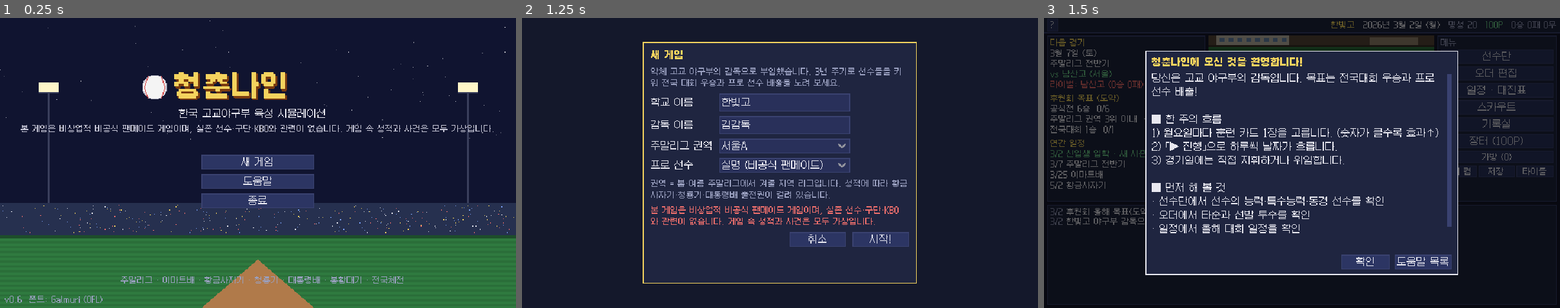
Above: before the commit, frames 1-3 (left to right).
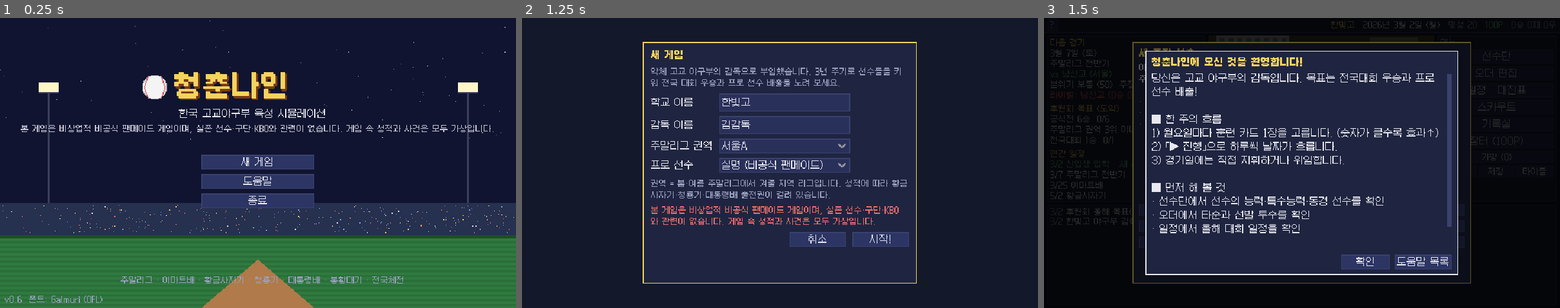
Above: after the commit, the same moments.

Repository: MintSiru/test
Game: Godot game, scene res://scenes/main.tscn
Two runs of this game, one before a commit and one after it. Both use one fixed random seed, a clock stepped at 60 frames per second and the inputs below.
Inputs:
- Up to frame 1 (0.25 s): no input
- Up to frame 2 (1.25 s): click "새 게임" at 0.5 s
- Up to frame 3 (1.5 s): click "시작!" at 1.25 s

Frames 1-2 are identical in both runs. In frame 3, 7.1% of the frame differs, in the area x 0-100%, y 0-99%.

Commit message:
주장·팀 분위기: 승패·연승연패·행사로 변하는 분위기가 주간 컨디션에 영향, 은퇴식 뒤 주장 선출
Co-Authored-By: Claude Opus 5.5 <noreply@anthropic.com>
Claude-Session: https://claude.ai/code/session_018CxDwMLc1KRy2YJTqnPn7j

Diff:
--- a/game/data/help.json
+++ b/game/data/help.json
@@ -7,7 +7,7 @@
   },
   "hub": {
    "title": "홈 화면",
-   "body": "■ 훈련 카드: 매주 1장. 타격·투구·수비·주루·체력·휴식·연습경기·미팅·스카우트·특 …(163 unchanged characters)…  쌓입니다.\n■ 후원회 목표: 올해 달성하면 포인트와 명성을 받습니다."
+   "body": "■ 훈련 카드: 매주 1장. 타격·투구·수비·주루·체력·휴식·연습경기·미팅·스카우트·특 …(163 unchanged characters)…  쌓입니다.\n■ 후원회 목표: 올해 달성하면 포인트와 명성을 받습니다.\n\n■ 팀 분위기: 이기면 오르고 지면 내려갑니다(연승·연패는 더 크게). 70 이상이면 선수 컨디션이 오르기 쉽고, 30 이하면 떨어지기 쉽습니다.\n■ 주장: 10월 은퇴식 뒤 다음 해 3학년 중에서 뽑습니다. 열혈·낙천 성격이나 실력 좋은 주장일수록 분위기가 좋게 유지됩니다."
   },
   "roster": {
    "title": "선수단",
--- a/game/scripts/core/offseason.gd
+++ b/game/scripts/core/offseason.gd
@@ -131,6 +131,7 @@
 		"obVisit":
 			for p in roster:
 				p["cond"] = mini(2, int(p["cond"]) + 1)
+			TeamMood.change(state, 5)
 		"sprain":
 			who["injury"] = maxi(int(who["injury"]), 7)
 	var text: String = e["text"].replace("{n}", PlayerUtil.full_name(who)).replace("{ob}", ob) + extra
@@ -168,6 +169,7 @@
 			if undo.has(p["id"]):
 				p["fatigue"] = float(undo[p["id"]])
 	else:
+		TeamMood.change(state, 3)
 		return "푹 쉬며 합숙을 마무리했다. (피로 -20)"
 	match key:
 		"special":
@@ -188,6 +190,7 @@
 			state["points"] = Shop.points(state) - cost
 			for p in roster:
 				p["cond"] = mini(2, int(p["cond"]) + 1)
+			TeamMood.change(state, 8)
 			return "고기 파티! 선수들이 감독님을 헹가래쳤다. (전원 컨디션 상승, -%dP)" % cost
 	return "푹 쉬며 합숙을 마무리했다. (피로 -20)"
 
@@ -296,6 +299,8 @@
 			return "%s에게 감독 추천서를 써 주었다.\n\"감독님, 꼭 프로에서 보여 드릴게요!\"\n(드래프트 평가 +%d)" % [n, int(data()["counsel"]["recommendBonus"])]
 		"campNight":
 			return _camp_night(state, key)
+		"captain":
+			return TeamMood.set_captain(state, key)
 	return ""
 
 
@@ -338,4 +343,7 @@
 				var fs := Training.focus_stats(p)
 				for k in fs:
 					Training.apply_exp(p, k, 5.0 * fs[k], Training.growth_mult(p, k, state["pros"]), rng)
+	# 학교 행사는 팀 분위기도 조금 올린다 (기말고사 제외)
+	if e["key"] != "exam":
+		TeamMood.change(state, 2)
 	return {"date": state["date"], "kind": "good", "text": e["text"]}
--- a/game/scripts/core/season.gd
+++ b/game/scripts/core/season.gd
@@ -21,6 +21,7 @@
 	var rng := rng_of(state)
 	create_season_competitions(state, rng)
 	Goals.set_goals(state)
+	TeamMood.captain_event(state, 3)
 	save_rng(state, rng)
 	return state
 
@@ -222,6 +223,7 @@
 				# 은퇴 전에 올해 개인 타이틀·학교 기록 결산 (3학년 기록이 사라지기 전)
 				Records.season_end(state)
 				_retire_seniors(state, rng)
+				TeamMood.captain_event(state, 2)
 			"proSeason":
 				Idol.pro_season_end(state, rng)
 				_news(state, "idol", "프로야구 시즌이 막을 내렸다.")
@@ -259,6 +261,7 @@
 	var roster := WorldGen.team_players(state, state["userTeamId"])
 	for p in state["players"].values():
 		Training.weekly_condition(p, rng)
+	TeamMood.week(state, roster, rng)
 	var dorm := Shop.level(state, "dorm")
 	if dorm > 0:
 		for p in roster:
@@ -423,6 +426,8 @@
 		res.erase("lineScore")
 	# 연습 경기는 공식 기록에 넣지 않는다 (실전 경험치·피로·투구수 휴식만 반영)
 	var official: bool = comp["kind"] != "friendly"
+	if is_user_game:
+		TeamMood.after_match(state, m.winner == u, m.winner == null, official)
 	for side in [m.home, m.away]:
 		var team: Dictionary = state["teams"][side.team_id]
 		var won: bool = m.winner == team["id"]
--- /dev/null
+++ b/game/scripts/core/team_mood.gd
@@ -0,0 +1,102 @@
+class_name TeamMood
+extends RefCounted
+## 주장과 팀 분위기 (Godot 전용)
+##  - 팀 분위기 0~100 (state.teamMood, 처음 50). 이기면 오르고 지면 내려가며, 연승·연패는 더 크게.
+##    매주 「50 + 주장 보너스」 쪽으로 15% 돌아간다.
+##  - 분위기 70 이상이면 매주 선수 컨디션이 오를 가능성, 30 이하면 떨어질 가능성.
+##  - 주장: 은퇴식 직후 다음 해 3학년(지금 2학년) 중에서, 새 게임은 3학년 중에서 고른다 (선택 팝업, 기본값 1순위).
+##    주장 보너스 = 3 + 성격(열혈 4 · 낙천 3 · 노력파 2 · 냉정 1) + 종합 능력치(50 넘는 10마다 1, 최대 4)
+
+const LEAD_BONUS := {"열혈": 4, "낙천": 3, "노력파": 2, "냉정": 1}
+const LABELS := [[80, "최고"], [62, "좋음"], [38, "보통"], [20, "나쁨"], [-1, "최악"]]
+
+
+static func mood(state: Dictionary) -> int:
+	return int(state.get("teamMood", 50))
+
+
+static func change(state: Dictionary, delta: int) -> void:
+	state["teamMood"] = clampi(mood(state) + delta, 0, 100)
+
+
+static func label(m: int) -> String:
+	for x in LABELS:
+		if m > int(x[0]):
+			return x[1]
+	return "최악"
+
+
+static func captain(state: Dictionary) -> Dictionary:
+	var id = state.get("captainId")
+	if id == null or not state["players"].has(id):
+		return {}
+	var p: Dictionary = state["players"][id]
+	return p if p["teamId"] == state["userTeamId"] else {}
+
+
+static func captain_bonus(p: Dictionary) -> int:
+	if p.is_empty():
+		return 0
+	return 3 + int(LEAD_BONUS.get(p["personality"], 0)) + clampi((PlayerUtil.overall(p) - 50) / 10, 0, 4)
+
+
+## 경기 뒤 (우리 경기만). 연습 경기는 절반
+static func after_match(state: Dictionary, won: bool, drew: bool, official: bool) -> void:
+	var st := int(state.get("streak", 0))
+	if drew:
+		st = 0
+	elif won:
+		st = maxi(1, st + 1) if st >= 0 else 1
+	else:
+		st = mini(-1, st - 1) if st <= 0 else -1
+	state["streak"] = st
+	var d := 0
+	if won:
+		d = 4 + (2 if st >= 3 else 0)
+	elif not drew:
+		d = -4 - (2 if st <= -3 else 0)
+	change(state, d if official else d / 2)
+
+
+## 주간: 기준점으로 돌아가기, 컨디션 영향
+static func week(state: Dictionary, roster: Array, rng: Rng) -> void:
+	var target := 50 + captain_bonus(captain(state))
+	var m := mood(state)
+	state["teamMood"] = clampi(m + roundi((target - m) * 0.15), 0, 100)
+	for p in roster:
+		if m >= 70 and rng.chance((m - 65) / 100.0):
+			p["cond"] = mini(2, int(p["cond"]) + 1)
+		elif m <= 30 and rng.chance((35 - m) / 100.0):
+			p["cond"] = maxi(-2, int(p["cond"]) - 1)
+
+
+## 주장 선출 팝업. grade = 후보 학년 (은퇴식 직후 2, 새 게임 3)
+static func captain_event(state: Dictionary, grade: int) -> void:
+	var cand: Array = WorldGen.team_players(state, state["userTeamId"]).filter(func(p): return PlayerUtil.grade(p, state["year"]) == grade)
+	if cand.is_empty():
+		state.erase("captainId")
+		return
+	cand.sort_custom(func(a, b): return _score(a) > _score(b))
+	cand = cand.slice(0, 3)
+	state["captainId"] = cand[0]["id"]
+	var opts := []
+	var lines := []
+	for p in cand:
+		opts.append([p["id"], "%s (%s · %s)" % [PlayerUtil.full_name(p), PlayerUtil.POS_KO[p["pos"]], p["personality"]]])
+		lines.append("· %s — %s, 종합 %d, 분위기 +%d" % [PlayerUtil.full_name(p), p["personality"], PlayerUtil.overall(p), captain_bonus(p)])
+	state["popups"].append({"kind": "choice", "choice": "captain", "title": "새 주장 선출", "options": opts,
+		"body": "%s 이끌 주장을 뽑자.\n주장은 팀 분위기의 기준을 끌어올린다 (성격이 열혈·낙천이면 더).\n\n%s" % ["다음 시즌 야구부를" if grade == 2 else "야구부를", "\n".join(lines)]})
+
+
+static func _score(p: Dictionary) -> float:
+	return PlayerUtil.overall(p) + int(LEAD_BONUS.get(p["personality"], 0)) * 3.0
+
+
+static func set_captain(state: Dictionary, id: String) -> String:
+	var p = state["players"].get(id)
+	if p == null:
+		return ""
+	state["captainId"] = id
+	var n := PlayerUtil.full_name(p)
+	state["news"].append({"date": state["date"], "kind": "good", "text": "%s 새 주장이 됐다." % Text.josa(n, "이/가")})
+	return "%s 주장 완장을 찼다!\n\"감독님, 저만 믿으세요!\"\n(팀 분위기 기준 +%d)" % [Text.josa(n, "이/가"), captain_bonus(p)]
--- a/game/scripts/ui/screens/hub_screen.gd
+++ b/game/scripts/ui/screens/hub_screen.gd
@@ -139,6 +139,14 @@
 		left_box.add_child(UI.label(Cal.pretty(f["date"]), UI.TEXT, true))
 		left_box.add_child(UI.label(Season.fixture_label(nx["comp"], f), UI.TEXT, true))
 		left_box.add_child(UI.label("vs %s (%s)" % [opp["name"], opp["province"]], UI.GOOD, true))
+	# 팀 분위기 · 주장
+	var md := TeamMood.mood(s)
+	var cap := TeamMood.captain(s)
+	var ml := UI.label("분위기 %s (%d)%s" % [TeamMood.label(md), md, ("  주장 " + PlayerUtil.full_name(cap)) if not cap.is_empty() else ""],
+		UI.GOOD if md >= 62 else (UI.BAD if md <= 38 else UI.TEXT), true)
+	ml.tooltip_text = "팀 분위기: 이기면 오르고 지면 내려갑니다. 70 이상이면 선수 컨디션이 오르기 쉽고, 30 이하면 떨어지기 쉽습니다. 주장이 기준점을 올려 줍니다."
+	ml.mouse_filter = Control.MOUSE_FILTER_STOP
+	left_box.add_child(ml)
 	var rid = s.get("rivalId")
 	if rid != null:
 		var hh := Rival.h2h_of(s, rid)
--- a/game/scripts/ui/screens/roster_screen.gd
+++ b/game/scripts/ui/screens/roster_screen.gd
@@ -120,7 +120,7 @@
 	var nm := UI.label("%s  %d학년 %s" % [PlayerUtil.full_name(p), PlayerUtil.grade(p, s["year"]), PlayerUtil.POS_KO[p["pos"]]], UI.ACCENT, false, true)
 	info.add_child(nm)
 	var hand := "%s투%s타" % ["좌" if p["throws"] == "L" else "우", {"L": "좌", "R": "우", "S": "양"}[p["bats"]]]
-	info.add_child(UI.label("%s · 재능 %s · 성격 %s · %s 출신" % [hand, Text.stars(p["talent"]), p["personality"], p["middleSchool"]], UI.TEXT, true))
+	info.add_child(UI.label("%s · 재능 %s · 성격 %s · %s 출신%s" % [hand, Text.stars(p["talent"]), p["personality"], p["middleSchool"], "  [주장]" if st().get("captainId") == p["id"] else ""], UI.TEXT, true))
 	var subs := ", ".join(p["sub"].map(func(x): return PlayerUtil.POS_KO[x]))
 	info.add_child(UI.label("종합 %d  %s" % [PlayerUtil.overall(p), ("서브: " + subs) if subs != "" else ""], PlayerUtil.letter_color(PlayerUtil.overall(p)), true))
 	var cond_row := UI.hbox(6)
--- a/game/tests/test_season.gd
+++ b/game/tests/test_season.gd
@@ -183,6 +183,23 @@
 	state["alumni"].erase(fake)
 	state["pros"] = state["pros"].filter(func(x): return x != late)
 	state["popups"].clear()
+	# 주장 · 팀 분위기
+	var cap := TeamMood.captain(state)
+	print("팀 분위기 %d, 주장 %s, 연속 %d" % [TeamMood.mood(state), PlayerUtil.full_name(cap) if not cap.is_empty() else "-", int(state.get("streak", 0))])
+	if cap.is_empty() or PlayerUtil.grade(cap, state["year"]) != 3 or not "새 주장 선출" in popups:
+		fails.append("주장 선출 실패")
+	var m0 := TeamMood.mood(state)
+	TeamMood.after_match(state, true, false, true)
+	if TeamMood.mood(state) <= m0 and m0 < 100:
+		fails.append("승리 후 분위기 그대로")
+	state["teamMood"] = 90
+	var ros := WorldGen.team_players(state, "user")
+	for p in ros:
+		p["cond"] = 0
+	TeamMood.week(state, ros, Rng.new(4))
+	var ups := ros.filter(func(p): return int(p["cond"]) > 0).size()
+	if ups == 0 or TeamMood.mood(state) >= 90:
+		fails.append("분위기 주간 효과 실패 (컨디션 상승 %d, 분위기 %d)" % [ups, TeamMood.mood(state)])
 	# 합숙 선택: 포인트가 있으면 비용을 내고 효과, 없으면 무료 합숙
 	var pts0 := Shop.points(state)
 	state["points"] = 400
Not shown, added: game/scripts/core/team_mood.gd.uid
Not shown, changed: CLAUDE.md
